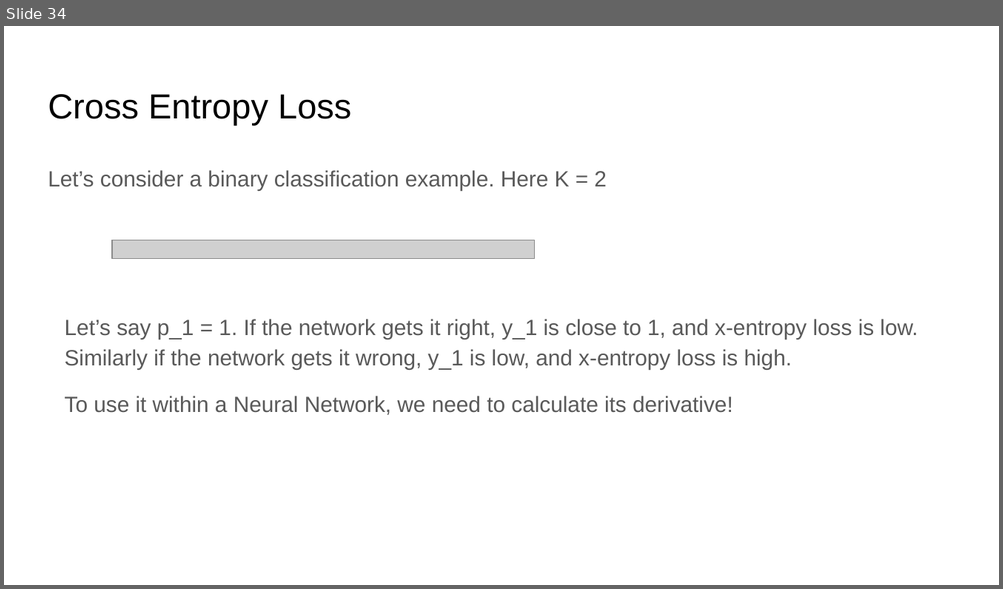
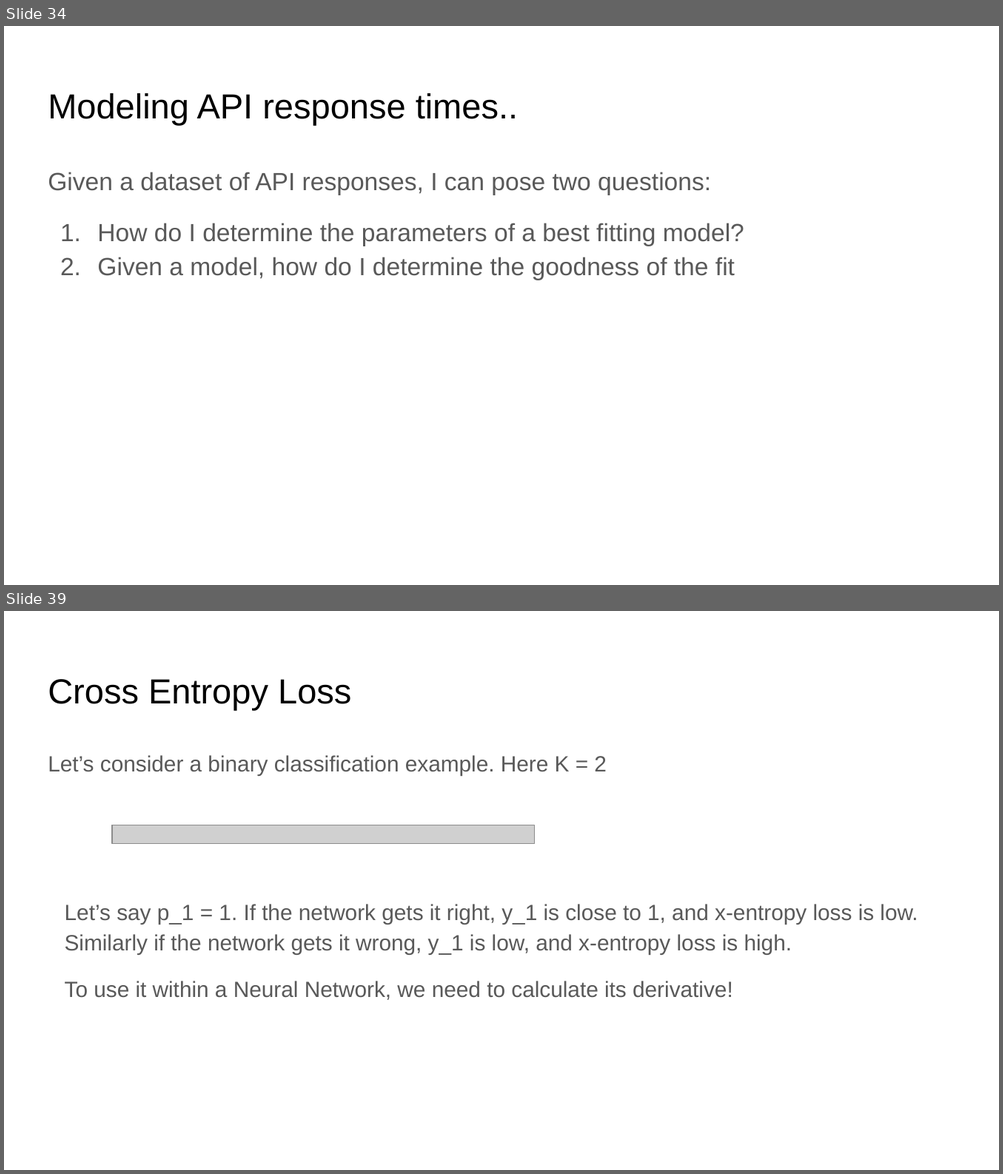
Before and after one commit to ankur6ue/deep-learning-course, a slide deck: Module 1/class_1.6/deep_learning_course_class_1.6.pptx. Shown one above the other, each under a label of ours: slide 34 before the commit, slides 34 and 39 after it; the slides between them are not shown. The pictures are 1003x589 and 1003x1174 pixels, drawn with LibreOffice and Linux fonts; fonts in the diff are those of the drawing; grey boxes stand for pictures. Boxes give left, top, right and bottom in pixels: in the first picture for what was removed or moved away, otherwise in the second. Text is boxed around its words. In the diff, an @@ line names an element or a change of style, - is before the commit and + after.

```diff
--- a/Module 1/class_1.6/deep_learning_course_class_1.6.pptx
+++ b/Module 1/class_1.6/deep_learning_course_class_1.6.pptx
@@ slide 34 added at <box>4,26,999,585</box>, background #FFFFFF @@
@@ title added at <box>48,93,518,125</box>, 25.2 pt, text #000000 @@
+Modeling API response times..
@@ text added at <box>48,172,744,280</box>, 18 pt, text #595959 @@
+Given a dataset of API responses, I can pose two questions:
+1. How do I determine the parameters of a best fitting model?
+2. Given a model, how do I determine the goodness of the fit
@@ what was slide 34 is now slide 39 @@
```
Also in this commit, not shown: 7 slides changed, 4 other slides added, 3 other files.
